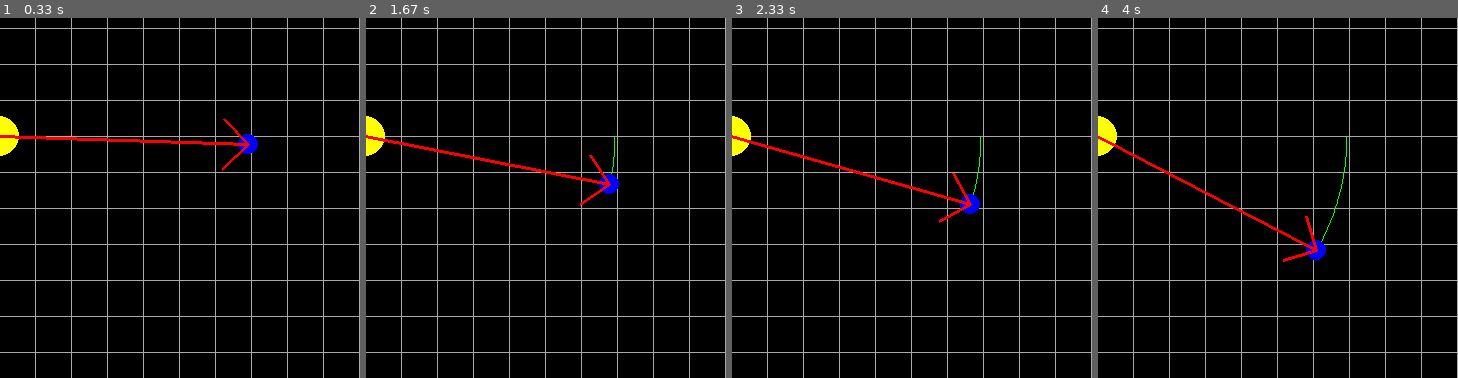
Above: before the commit, frames 1-4 (left to right).
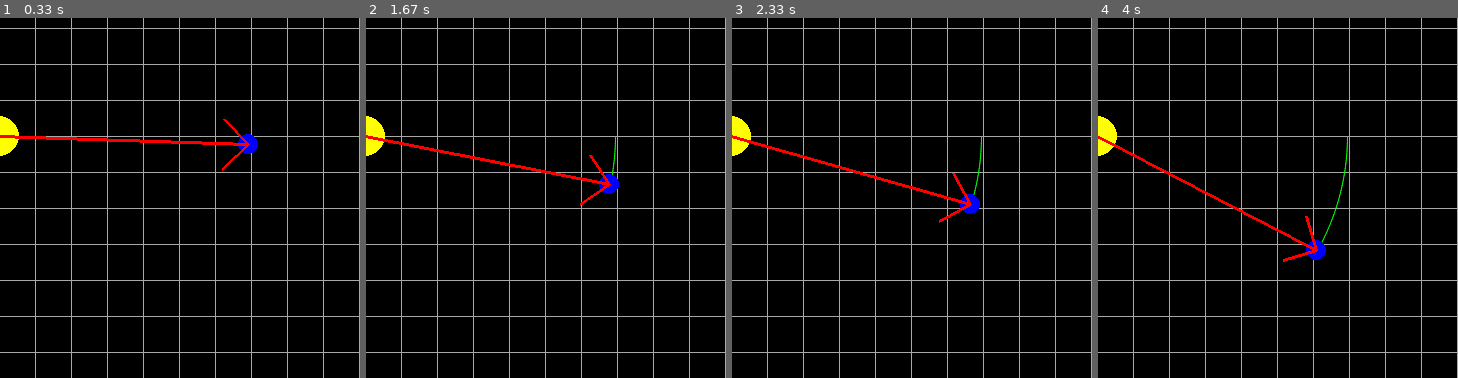
Above: after the commit, the same moments.

Repository: cdfricke/PyGame
Game: pygame game, started from orbit.py
The game is run twice, just before and just after one commit, with the same random seed, the same clock (stepped at 60 frames per second) and the same inputs.
Inputs:
- Up to frame 1 (0.33 s): no input
- Up to frame 2 (1.67 s): no input
- Up to frame 3 (2.33 s): no input
- Up to frame 4 (4 s): no input
The pictures show only the part of the screen within x 50-100%, y 34-83%; the shares and areas given below are measured in that part.

Frame 1 is identical in both runs. In frame 2, less than 0.1% of the frame differs, in the area x 68-70%, y 33-44%; in frame 3, less than 0.1%; in frame 4, 0.2%, in the area x 61-70%, y 33-63%.

Commit message:
antialiased trail

Diff:
--- a/orbit.py
+++ b/orbit.py
@@ -79,6 +79,7 @@
             end = start + WIDTH*xhat
             pygame.draw.line(surface=surface, color=color, start_pos=start, end_pos=end, width=thickness)
 
+
 class Object:
     """This is the base object of my game. It is drawn in game as a circle"""
     def __init__(self, radius, mass):
@@ -106,7 +107,7 @@
         self.pointArray = []
 
     def draw(self, surface, color, width):
-        pygame.draw.lines(surface=surface, color=color, closed=False, points=self.pointArray, width=width)
+        pygame.draw.aalines(surface=surface, color=color, closed=False, points=self.pointArray, blend=1)
 
     def addPoint(self, point):
         self.pointArray.append(point)
